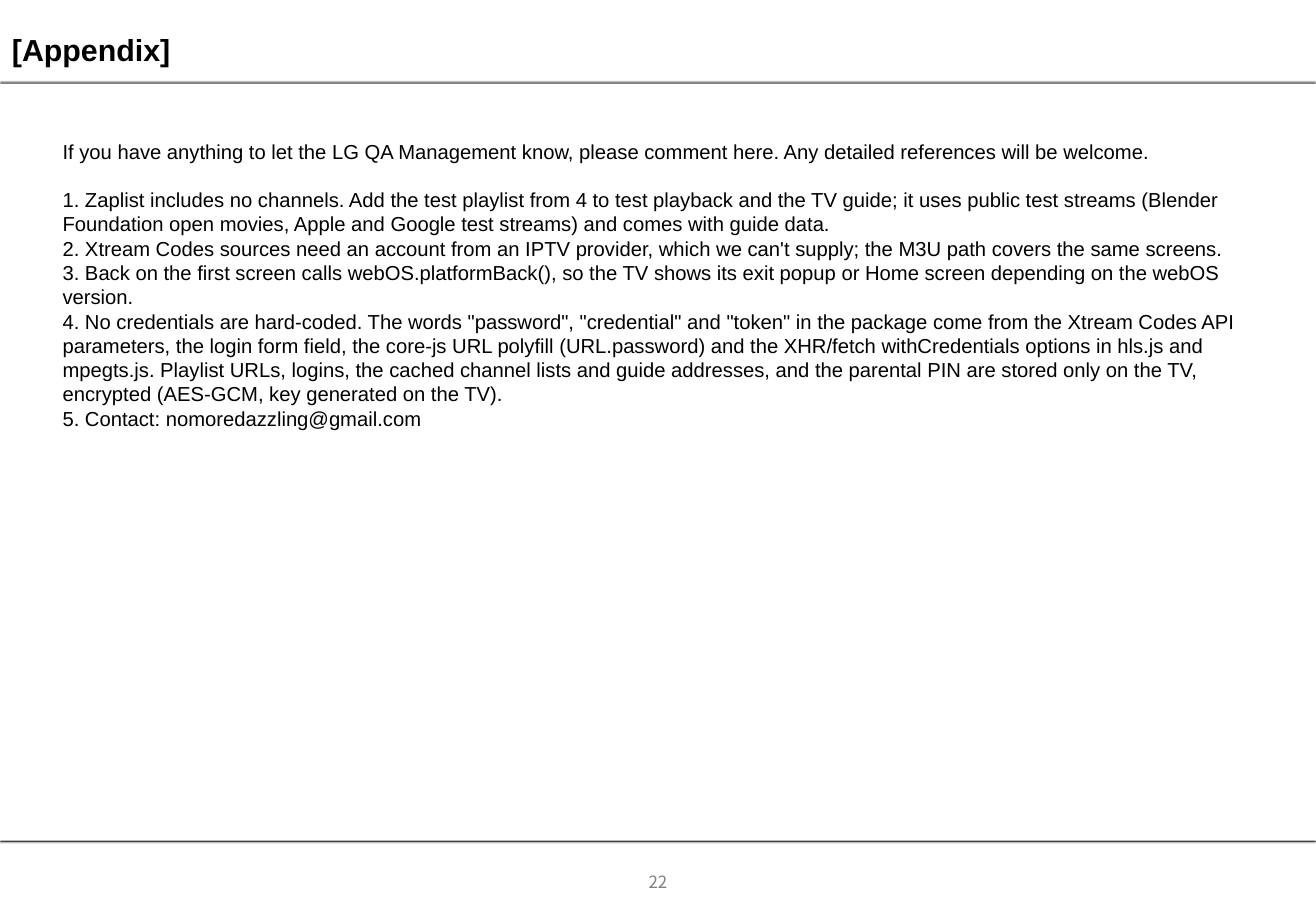
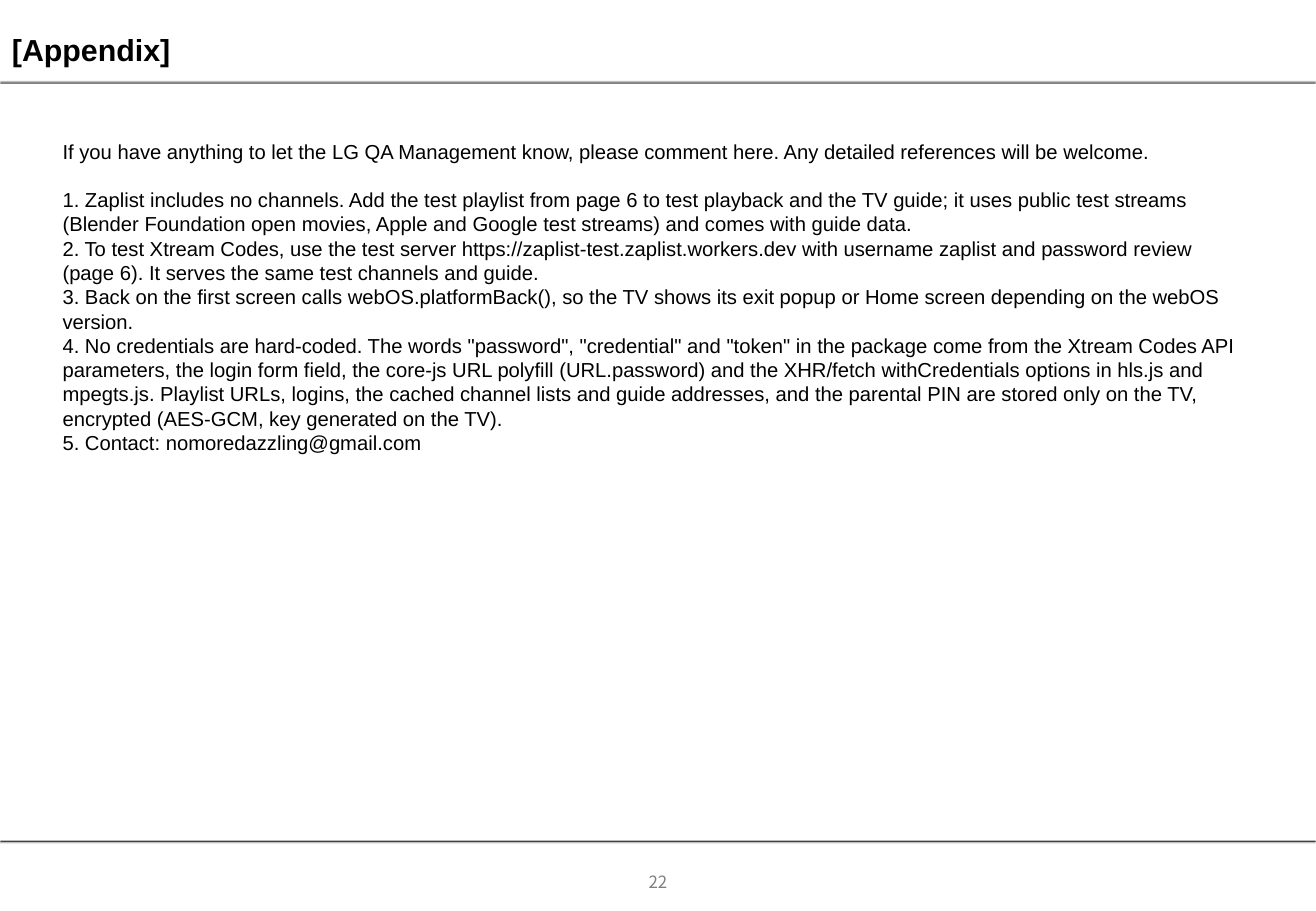
Before and after one commit to dazzling-no-more/zaplist, a slide deck: slide 22 of store/lg-qa/Zaplist_UX_Scenario_1.0.0.pptx. Drawn at 1316x911 pixels with LibreOffice and Linux fonts; fonts in the diff are those of the drawing; background and template pictures are left out. Boxes give left, top, right and bottom in pixels: in the first picture for what was removed or moved away, otherwise in the second. Text is boxed around its words. In the diff, an @@ line names an element or a change of style, - is before the commit and + after.

```diff
--- a/store/lg-qa/Zaplist_UX_Scenario_1.0.0.pptx
+++ b/store/lg-qa/Zaplist_UX_Scenario_1.0.0.pptx
@@ text at bbox=[63, 192, 1191, 285]: text changed @@
-1. Zaplist includes no channels. Add the test playlist from 4 to test playback and the TV guide; it uses public test streams (Blender Foundation open movies, Apple and Google test streams) and comes with guide data.
-2. Xtream Codes sources need an account from an IPTV provider, which we can't supply; the M3U path covers the same screens.
+1. Zaplist includes no channels. Add the test playlist from page 6 to test playback and the TV guide; it uses public test streams (Blender Foundation open movies, Apple and Google test streams) and comes with guide data.
+2. To test Xtream Codes, use the test server https://zaplist-test.zaplist.workers.dev with username zaplist and password review (page 6). It serves the same test channels and guide.
```
Also in this commit, not shown: 1 other slide changed, 4 other files.
